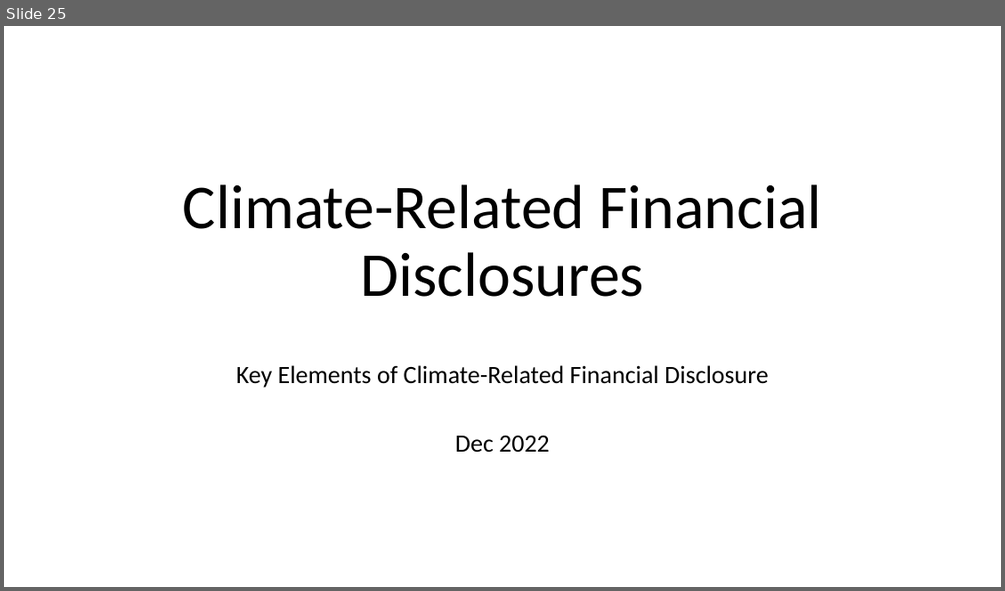
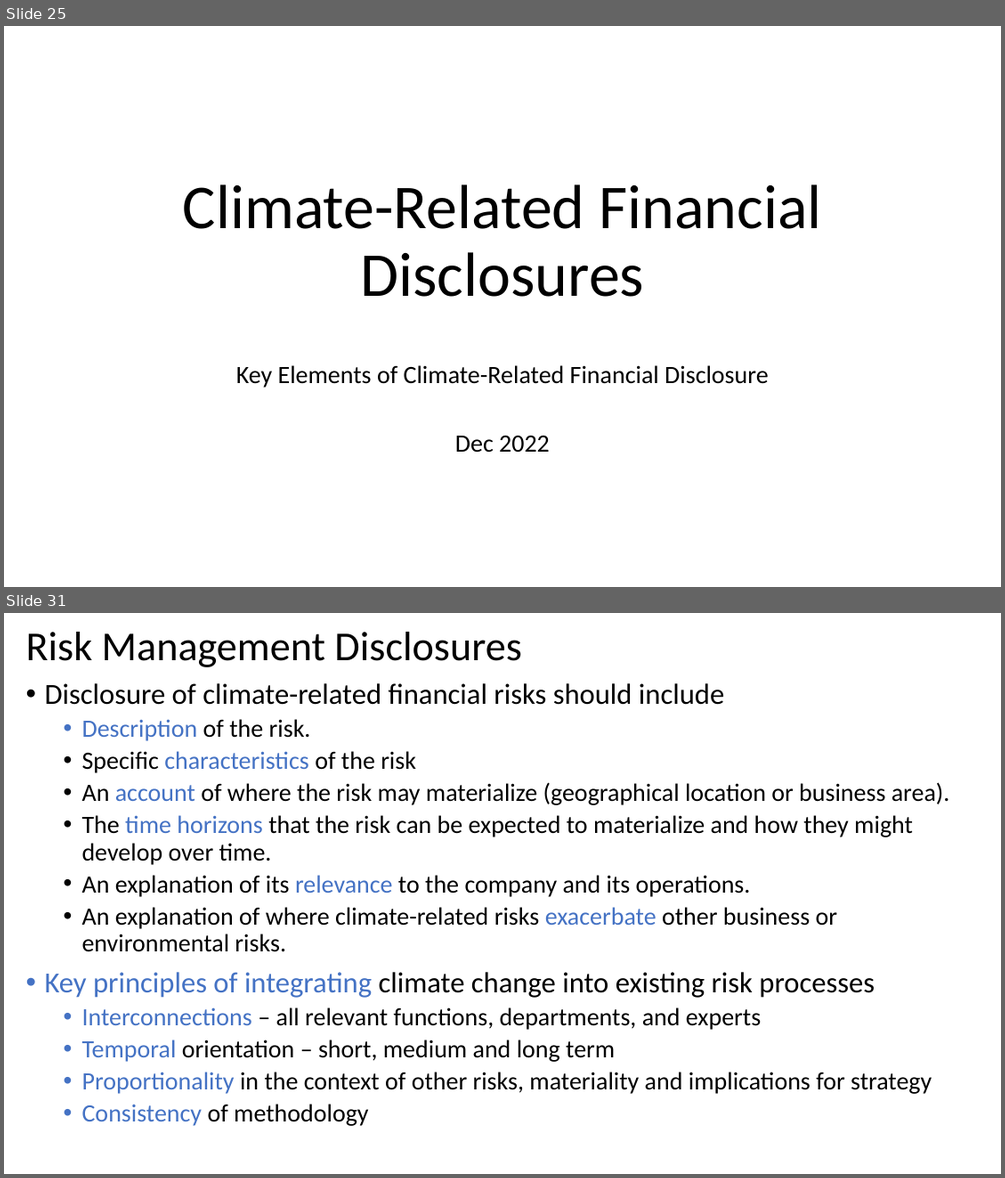
Before and after one commit to gowestyang/finance, a slide deck: 2022_tcfd-knowledge-hub/202212_tcfd-knowledge-hub.pptx. Shown one above the other, each under a label of ours: slide 25 before the commit, slides 25 and 31 after it; the slides between them are not shown. The pictures are 1005x591 and 1005x1178 pixels, drawn with LibreOffice and Linux fonts; fonts in the diff are those of the drawing. Boxes give left, top, right and bottom in pixels: in the first picture for what was removed or moved away, otherwise in the second. Text is boxed around its words. In the diff, an @@ line names an element or a change of style, - is before the commit and + after.

```diff
--- a/2022_tcfd-knowledge-hub/202212_tcfd-knowledge-hub.pptx
+++ b/2022_tcfd-knowledge-hub/202212_tcfd-knowledge-hub.pptx
@@ slide 31 added at bbox=[4, 613, 1001, 1174], background #FFFFFF @@
@@ title added at bbox=[26, 632, 521, 667], 39.6 pt, text #000000 @@
+Risk Management Disclosures
@@ text added at bbox=[45, 683, 950, 1126], 24 pt, text #000000 @@
+• Disclosure of climate-related financial risks should include
+  • Description of the risk.
+  • Specific characteristics of the risk
+  • An account of where the risk may materialize (geographical location or business area).
+  • The time horizons that the risk can be expected to materialize and how they might develop over time.
+  • An explanation of its relevance to the company and its operations.
+  • An explanation of where climate-related risks exacerbate other business or environmental risks.
+• Key principles of integrating climate change into existing risk processes
+  • Interconnections – all relevant functions, departments, and experts
+  • Temporal orientation – short, medium and long term
+  • Proportionality in the context of other risks, materiality and implications for strategy
+  • Consistency of methodology
```
Also in this commit, not shown: 2 slides changed, 16 other slides added, 2 slides removed, 1 other file.
